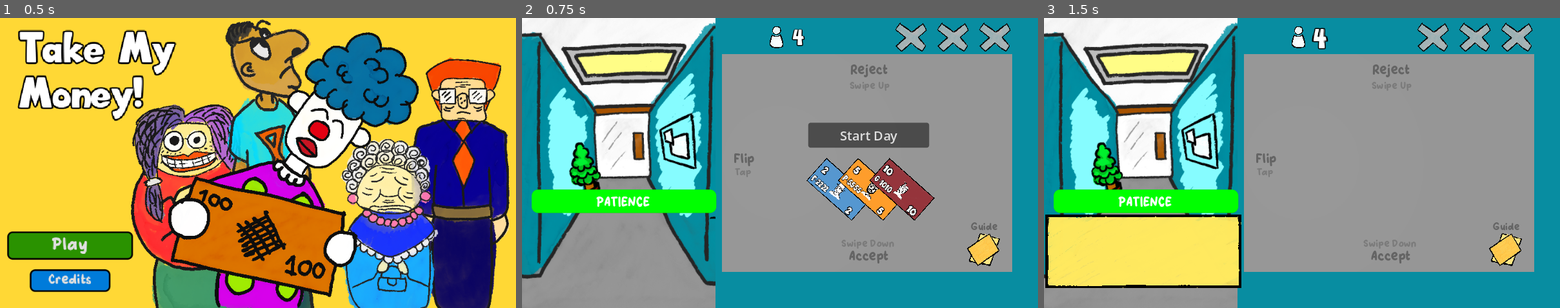
Above: before the commit, frames 1-3 (left to right).
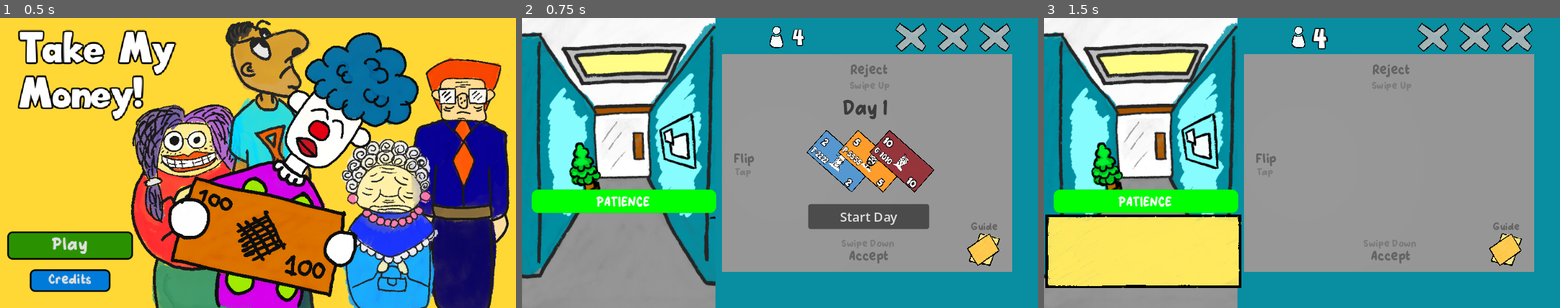
Above: after the commit, the same moments.

Repository: KaitoGameDev/brackeys-gj-2026-2
Game: Godot game, scene res://source/main_menu.tscn
The game is run twice, just before and just after one commit, with the same random seed, the same clock (stepped at 60 frames per second) and the same inputs.
Inputs:
- Up to frame 1 (0.5 s): no input
- Up to frame 2 (0.75 s): click "Play" at 0.5 s
- Up to frame 3 (1.5 s): click "Start Day" at 1.25 s

Frame 1 is identical in both runs. In frame 2, 8.1% of the frame differs, in the area x 55-80%, y 28-73%; in frame 3, nothing differs.

Commit message:
feat: add a day indicator at the start of every wave

Diff:
--- a/source/main.tscn
+++ b/source/main.tscn
@@ -25,7 +25,6 @@
 [ext_resource type="Script" uid="uid://5yi0hln8l8pp" path="res://source/help_folders/help_folder_button.gd" id="15_ly4gw"]
 [ext_resource type="Script" uid="uid://bva8u8qxst4an" path="res://source/money_swipe/wave_start_ui.gd" id="15_vjn7t"]
 [ext_resource type="PackedScene" uid="uid://m6b1wb8tskyl" path="res://source/help_folders/help_folder.tscn" id="16_73f7r"]
-[ext_resource type="PackedScene" uid="uid://dbrlhek2snlrf" path="res://source/ui/money_ui_item.tscn" id="17_8bvac"]
 [ext_resource type="Script" uid="uid://dfeyjuwpa2s0j" path="res://source/ui/game_over_ui.gd" id="20_30e5b"]
 [ext_resource type="Resource" uid="uid://d16xwr4dhh5ey" path="res://resources/clients/lola.tres" id="24_nmlcr"]
 [ext_resource type="Resource" uid="uid://clm01jcxpx5vq" path="res://resources/clients/steven.tres" id="25_qp6gg"]
@@ -367,18 +366,38 @@
 grow_horizontal = 2
 grow_vertical = 2
 
-[node name="Button" type="Button" parent="CanvasLayer/WaveStartContainer" unique_id=816962166]
-custom_minimum_size = Vector2(150, 0)
+[node name="DayLabel" type="Label" parent="CanvasLayer/WaveStartContainer" unique_id=1626764432]
 layout_mode = 1
 anchors_preset = 3
 anchor_left = 1.0
 anchor_top = 1.0
 anchor_right = 1.0
 anchor_bottom = 1.0
+offset_left = -252.0
+offset_top = -258.0
+offset_right = -176.0
+offset_bottom = -234.0
+grow_horizontal = 0
+grow_vertical = 0
+theme_override_colors/font_color = Color(0.23031491, 0.23031494, 0.23031488, 1)
+theme_override_fonts/font = ExtResource("14_qp6gg")
+theme_override_font_sizes/font_size = 24
+text = "Day 99"
+horizontal_alignment = 1
+vertical_alignment = 1
+
+[node name="Button" type="Button" parent="CanvasLayer/WaveStartContainer" unique_id=816962166]
+custom_minimum_size = Vector2(150, 0)
+layout_mode = 1
+anchors_preset = 3
+anchor_left = 1.0
+anchor_top = 1.0
+anchor_right = 1.0
+anchor_bottom = 1.0
 offset_left = -285.0
-offset_top = -230.0
+offset_top = -129.0
 offset_right = -135.0
-offset_bottom = -199.0
+offset_bottom = -98.0
 grow_horizontal = 0
 grow_vertical = 0
 text = "Start Day"
@@ -391,9 +410,9 @@
 anchor_right = 0.5
 anchor_bottom = 0.5
 offset_left = -11.0
-offset_top = -11.0
+offset_top = -46.0
 offset_right = 236.0
-offset_bottom = 74.0
+offset_bottom = 39.0
 grow_horizontal = 2
 grow_vertical = 2
 alignment = 1
--- a/source/money_swipe/wave_start_ui.gd
+++ b/source/money_swipe/wave_start_ui.gd
@@ -4,6 +4,7 @@
 @export var money_ui_item_scene: PackedScene = preload("res://source/ui/money_ui_item.tscn")
 
 @onready var _money_container: HBoxContainer = $MoneyContainer
+@onready var _day_label: Label = $DayLabel
 @onready var _button: Button = $Button
 
 
@@ -26,6 +27,7 @@
 	if wave_controller == null or money_ui_item_scene == null:
 		return
 
+	_day_label.text = "Day {0}".format([wave_controller.get_current_wave_number()])
 	_clear_money_container()
 
 	for bill in wave_controller.get_current_wave_bill_pool():
--- a/source/waves/wave_controller.gd
+++ b/source/waves/wave_controller.gd
@@ -218,3 +218,7 @@
 	if pool.is_empty() and money_swipe_controller != null and "bill_pool" in money_swipe_controller:
 		return money_swipe_controller.bill_pool
 	return pool
+
+
+func get_current_wave_number() -> int:
+	return _wave_index + 1
